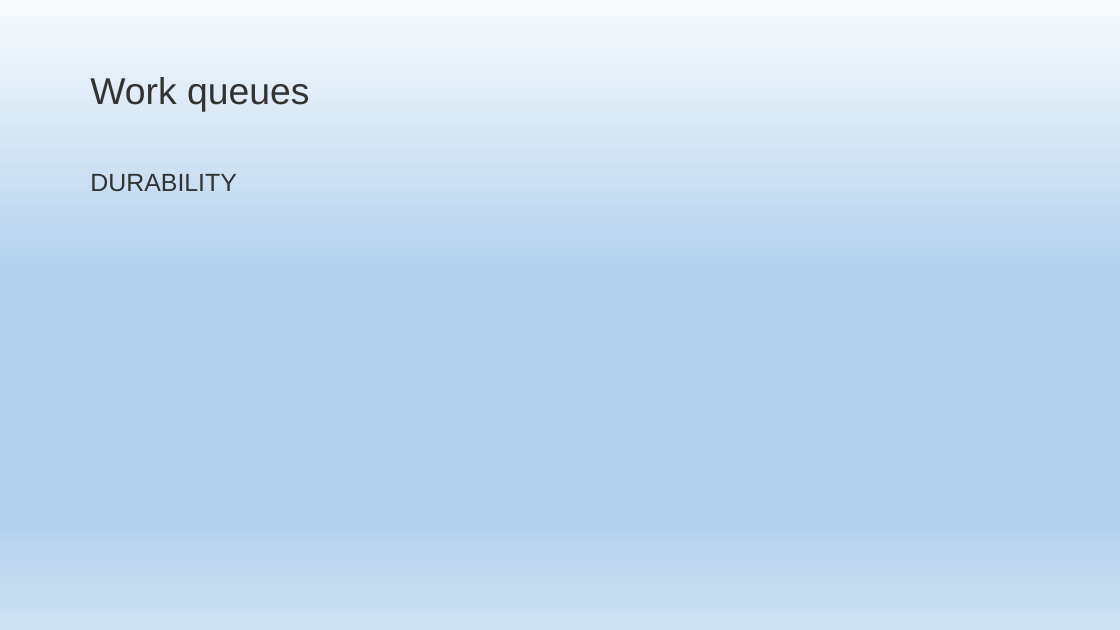
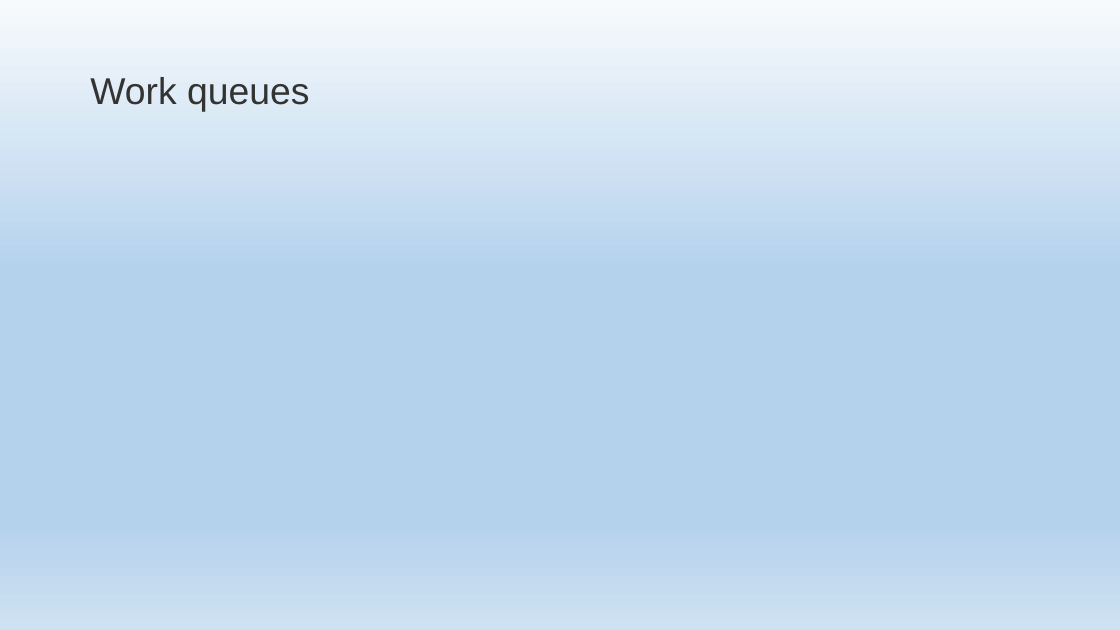
Before and after one commit to EPilyaev/RabbitMQNetCore, a slide deck: slide 17 of RabbitMQNetCore.pptm (slide 15 before the commit). Drawn at 1120x630 pixels with LibreOffice and Linux fonts; fonts in the diff are those of the drawing; background and template pictures are left out. Boxes give left, top, right and bottom in pixels: in the first picture for what was removed or moved away, otherwise in the second. Text is boxed around its words. In the diff, an @@ line names an element or a change of style, - is before the commit and + after.

Commit message:
Add Message durability, finish NewTask

```diff
--- a/RabbitMQNetCore.pptm
+++ b/RabbitMQNetCore.pptm
@@ text removed at [90,174,237,192] @@
-DURABILITY
```
Also in this commit, not shown: 2 slides added, 1 other file.
